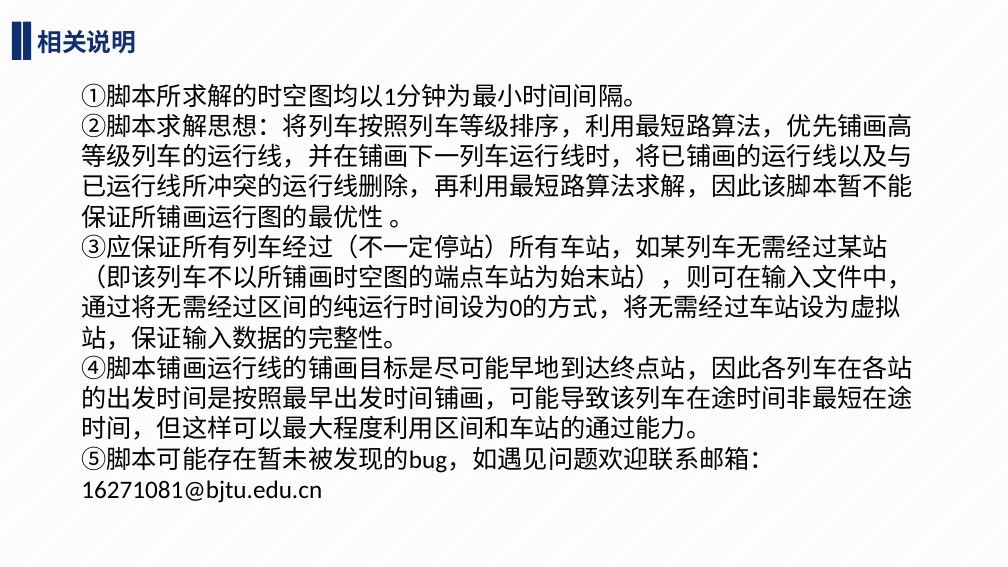
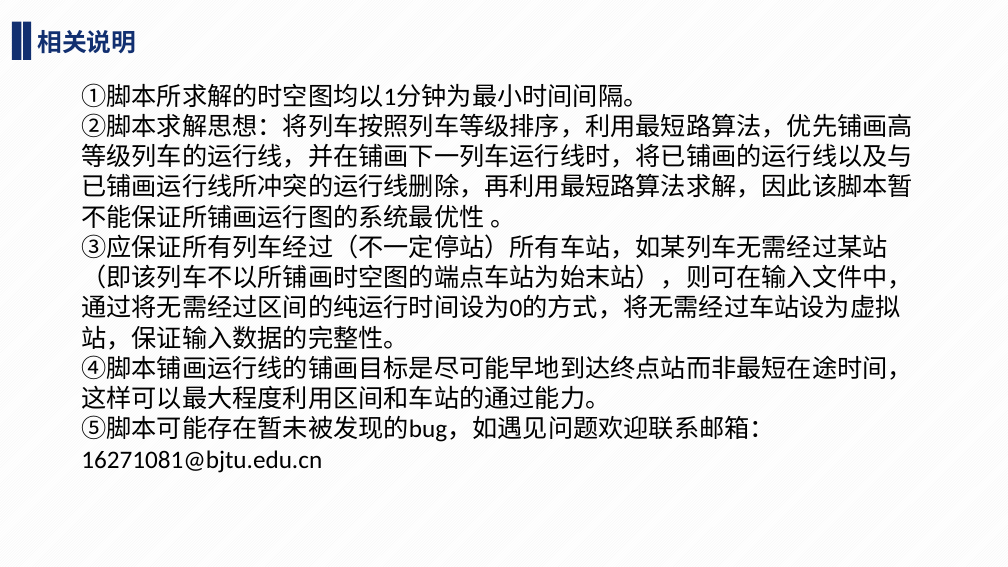
Before and after one commit to OnVacationHaHa/space-time-network, a slide deck: slide 2 of space_time_network user guide.pptx. Drawn at 1008x567 pixels with LibreOffice and Linux fonts; fonts in the diff are those of the drawing. Boxes give left, top, right and bottom in pixels: in the first picture for what was removed or moved away, otherwise in the second. Text is boxed around its words. In the diff, an @@ line names an element or a change of style, - is before the commit and + after.

```diff
--- a/space_time_network user guide.pptx
+++ b/space_time_network user guide.pptx
@@ text at bbox=[81, 113, 913, 228]: text changed @@
-②脚本求解思想：将列车按照列车等级排序，利用最短路算法，优先铺画高等级列车的运行线，并在铺画下一列车运行线时，将已铺画的运行线以及与已运行线所冲突的运行线删除，再利用最短路算法求解，因此该脚本暂不能保证所铺画运行图的最优性 。
+②脚本求解思想：将列车按照列车等级排序，利用最短路算法，优先铺画高等级列车的运行线，并在铺画下一列车运行线时，将已铺画的运行线以及与已铺画运行线所冲突的运行线删除，再利用最短路算法求解，因此该脚本暂不能保证所铺画运行图的系统最优性 。
@@ text at bbox=[81, 355, 913, 409]: text changed @@
-④脚本铺画运行线的铺画目标是尽可能早地到达终点站，因此各列车在各站的出发时间是按照最早出发时间铺画，可能导致该列车在途时间非最短在途时间，但这样可以最大程度利用区间和车站的通过能力。
+④脚本铺画运行线的铺画目标是尽可能早地到达终点站而非最短在途时间，这样可以最大程度利用区间和车站的通过能力。
```
Also in this commit, not shown: 23 other files.
